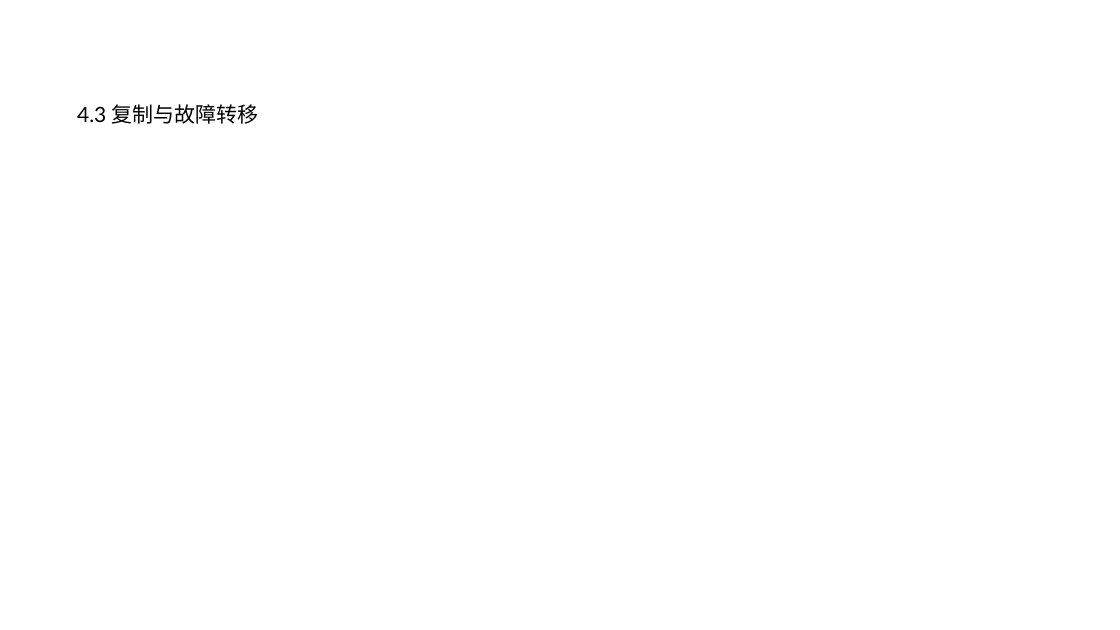
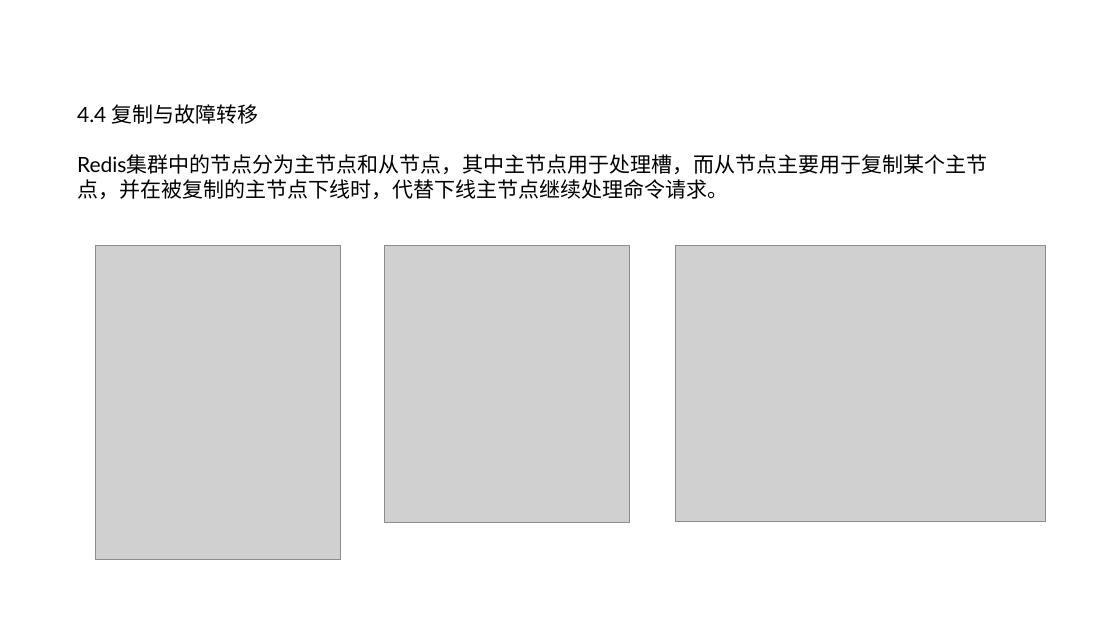
Before and after one commit to zhaozhiqiang8090/share-data, a slide deck: slide 27 of ppt/redis之多机数据库实现.pptx (slide 22 before the commit). Drawn at 1120x630 pixels with LibreOffice and Linux fonts; fonts in the diff are those of the drawing; grey boxes stand for pictures; background and template pictures are left out. Boxes give left, top, right and bottom in pixels: in the first picture for what was removed or moved away, otherwise in the second. Text is boxed around its words. In the diff, an @@ line names an element or a change of style, - is before the commit and + after.

```diff
--- a/ppt/redis之多机数据库实现.pptx
+++ b/ppt/redis之多机数据库实现.pptx
@@ text at (x1=77, y1=104, x2=987, y2=199): text changed @@
-4.3 复制与故障转移
+4.4 复制与故障转移
+Redis集群中的节点分为主节点和从节点，其中主节点用于处理槽，而从节点主要用于复制某个主节点，并在被复制的主节点下线时，代替下线主节点继续处理命令请求。
@@ picture added at (x1=96, y1=245, x2=341, y2=560) @@
@@ picture added at (x1=385, y1=245, x2=630, y2=522) @@
@@ picture added at (x1=676, y1=245, x2=1046, y2=521) @@
```
Also in this commit, not shown: 9 other slides changed, 12 slides added, 4 slides removed, 4 other files.
